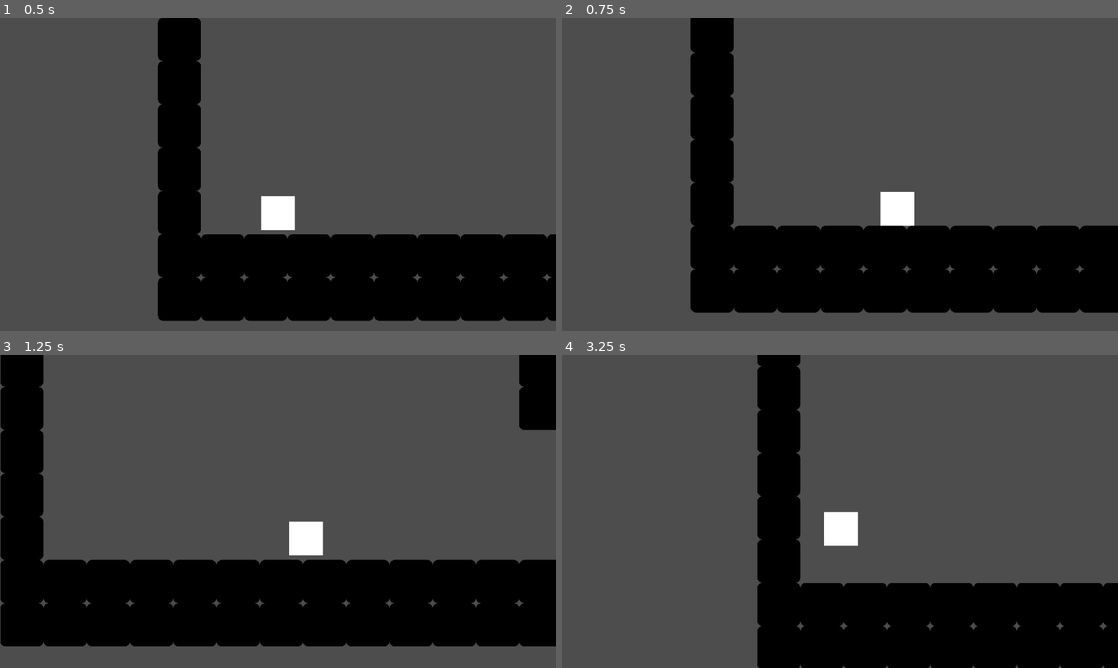
Above: before the commit, frames 1-4 (two rows, left to right).
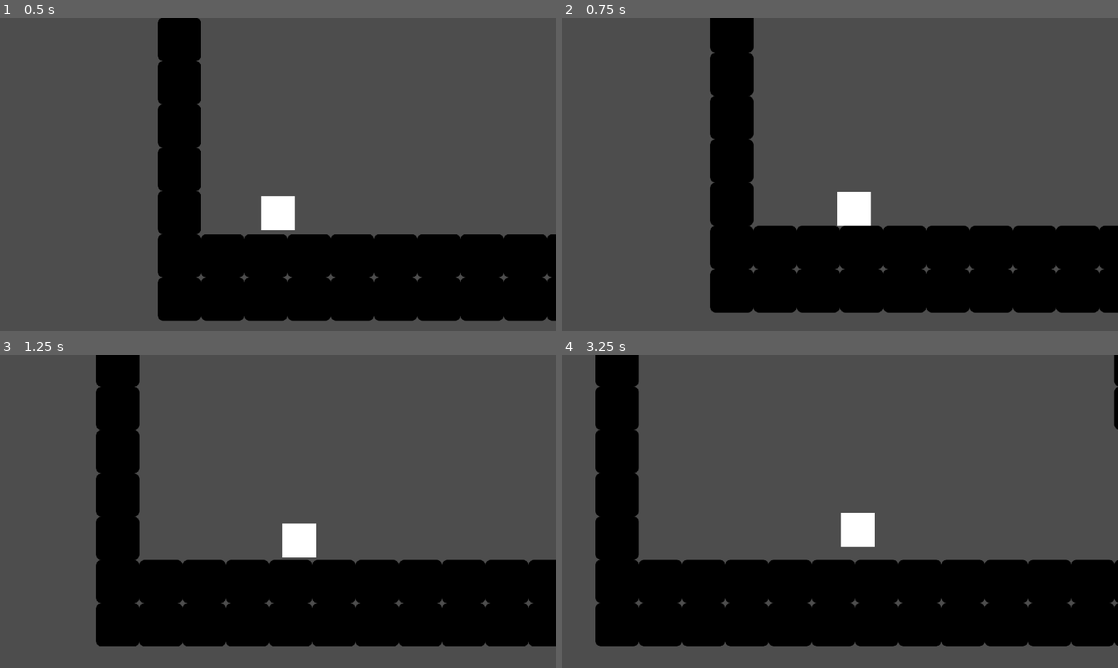
Above: after the commit, the same moments.

Repository: LitheFulminare/Operation-Venulysian
Game: Godot game, scene res://Game scenes/Prototyping.tscn
The game is run twice, just before and just after one commit, with the same random seed, the same clock (stepped at 60 frames per second) and the same inputs. The engine's default icon, where the game draws it, is replaced by a stand-in: a white triangle on a blue panel in a dark square.
Inputs (mouse positions are in pixels of both pictures, inside the frame that each line leads up to):
- Up to frame 1 (0.5 s): no input
- Up to frame 2 (0.75 s): move the mouse to (962, 158) at 0.52 s; hold D (Right) from 0.53 s (still down); tap Shift (Dash) at 0.6 s
- Up to frame 3 (1.25 s): keep holding D (Right); tap W (Up) at 0.77 s
- Up to frame 4 (3.25 s): move the mouse to (728, 527) at 1.27 s; tap F (Grappling Hook) at 1.35 s; tap W (Up) at 1.52, 3.02 s; move the mouse to (895, 442) at 2.02 s; release D (Right) at 2.03 s; hold A (Left) 2.03-2.78 s; click (895, 442) at 2.1 s; move the mouse to (812, 574) at 2.77 s; hold D (Right) from 2.78 s (still down); tap Shift (Dash) at 2.85 s

Frame 1 is identical in both runs. In frame 2, 7.7% of the frame differs, in the area x 23-98%, y 0-95%; in frame 3, 17%; in frame 4, 28%, in the area x 6-100%, y 0-100%.

Commit message:
changed "has_ability" variables
all start at false now and also added "grappling_hook_unlocked"

Diff:
--- a/Operation Venulysian/Player/grappling_hook_controller.gd
+++ b/Operation Venulysian/Player/grappling_hook_controller.gd
@@ -24,7 +24,10 @@
 	cooldown_timer.wait_time = coolddown_duration
 	line2d.visible = false
 
-func _physics_process(delta: float) -> void:
+func _physics_process(_delta: float) -> void:
+	if !PlayerVars.grappling_hook_unlocked:
+		return
+
 	if Input.is_action_just_pressed("Grappling Hook"):
 		if player.is_in_grappling_hook:
 			stop_using_grappling_hook()
--- a/Operation Venulysian/Player/player_vars.gd
+++ b/Operation Venulysian/Player/player_vars.gd
@@ -4,5 +4,6 @@
 
 # abilities
 # these will start as false
-var dash_unlocked: bool = true
-var double_jump_unlocked: bool = true
+var dash_unlocked: bool = false
+var double_jump_unlocked: bool = false
+var grappling_hook_unlocked: bool = false
